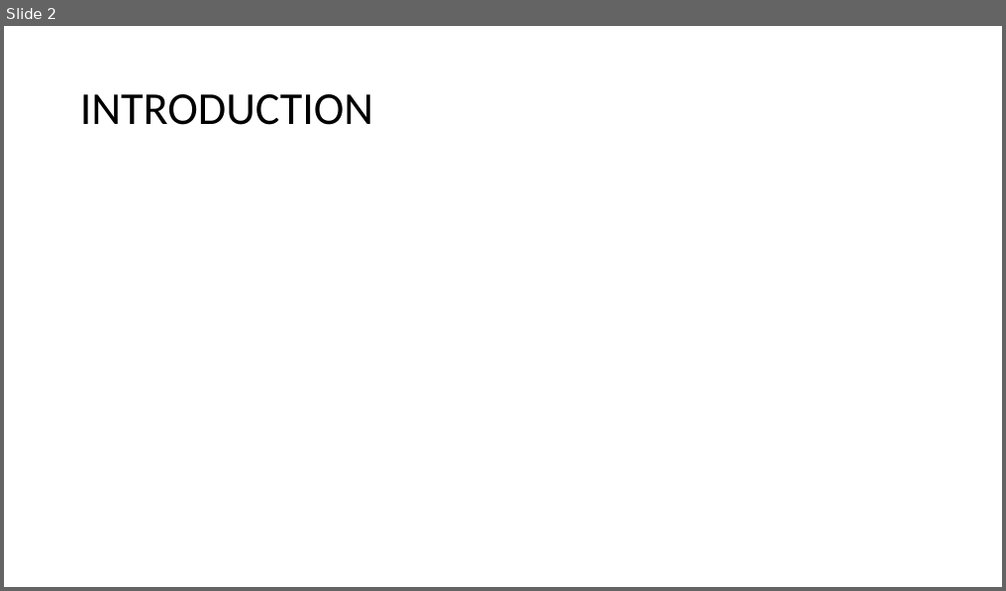
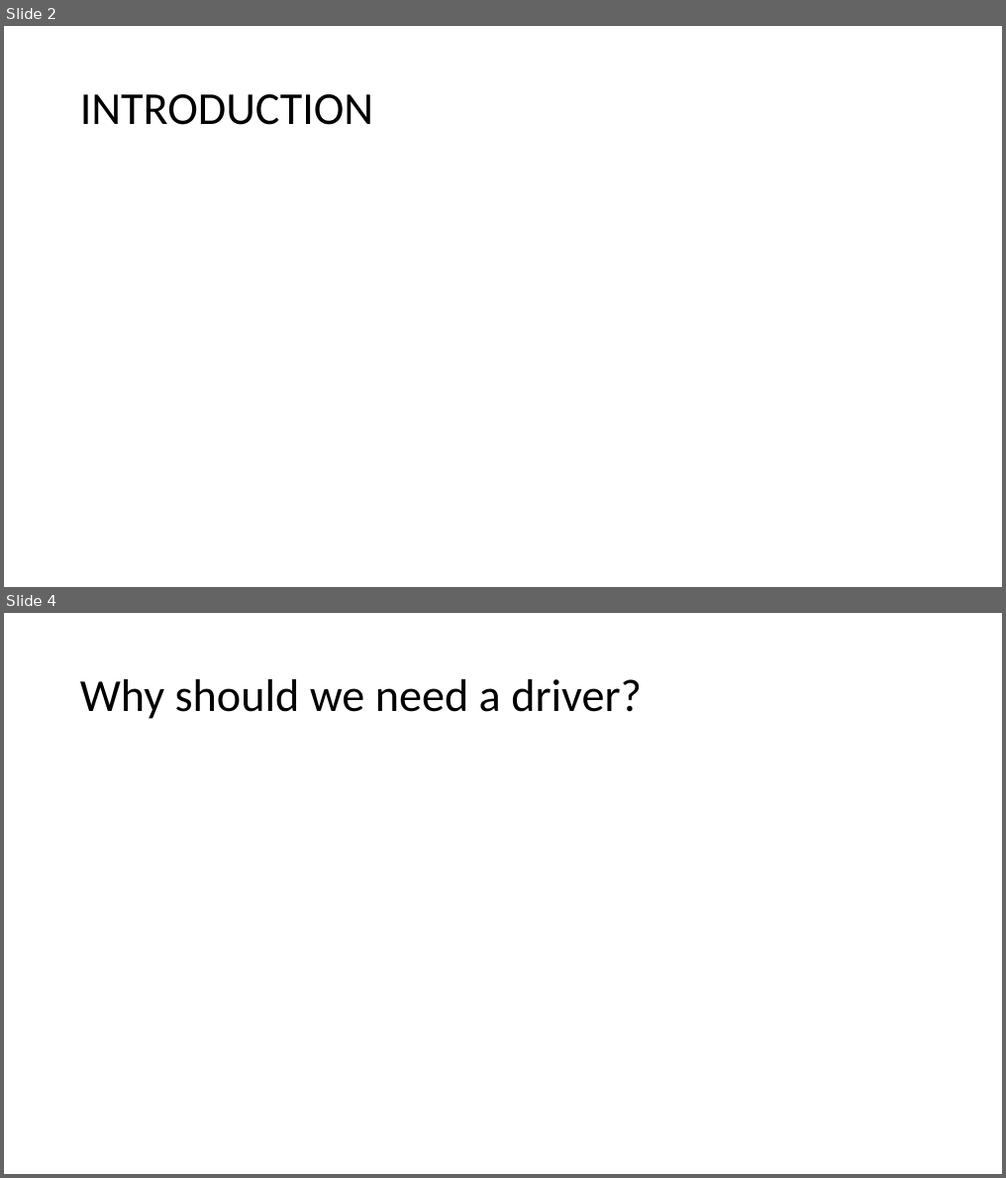
Before and after one commit to nihadjifri/Linux-device-drivers, a slide deck: ldd.pptx. Shown one above the other, each under a label of ours: slide 2 before the commit, slides 2 and 4 after it; the slides between them are not shown. The pictures are 1006x591 and 1006x1178 pixels, drawn with LibreOffice and Linux fonts; fonts in the diff are those of the drawing. Boxes give left, top, right and bottom in pixels: in the first picture for what was removed or moved away, otherwise in the second. Text is boxed around its words. In the diff, an @@ line names an element or a change of style, - is before the commit and + after.

```diff
--- a/ldd.pptx
+++ b/ldd.pptx
@@ slide 4 added at <box>4,613,1002,1174</box>, background #FFFFFF @@
@@ title added at <box>80,679,642,719</box>, 44 pt, text #000000 @@
+Why should we need a driver?
```
Also in this commit, not shown: 15 other slides added.
